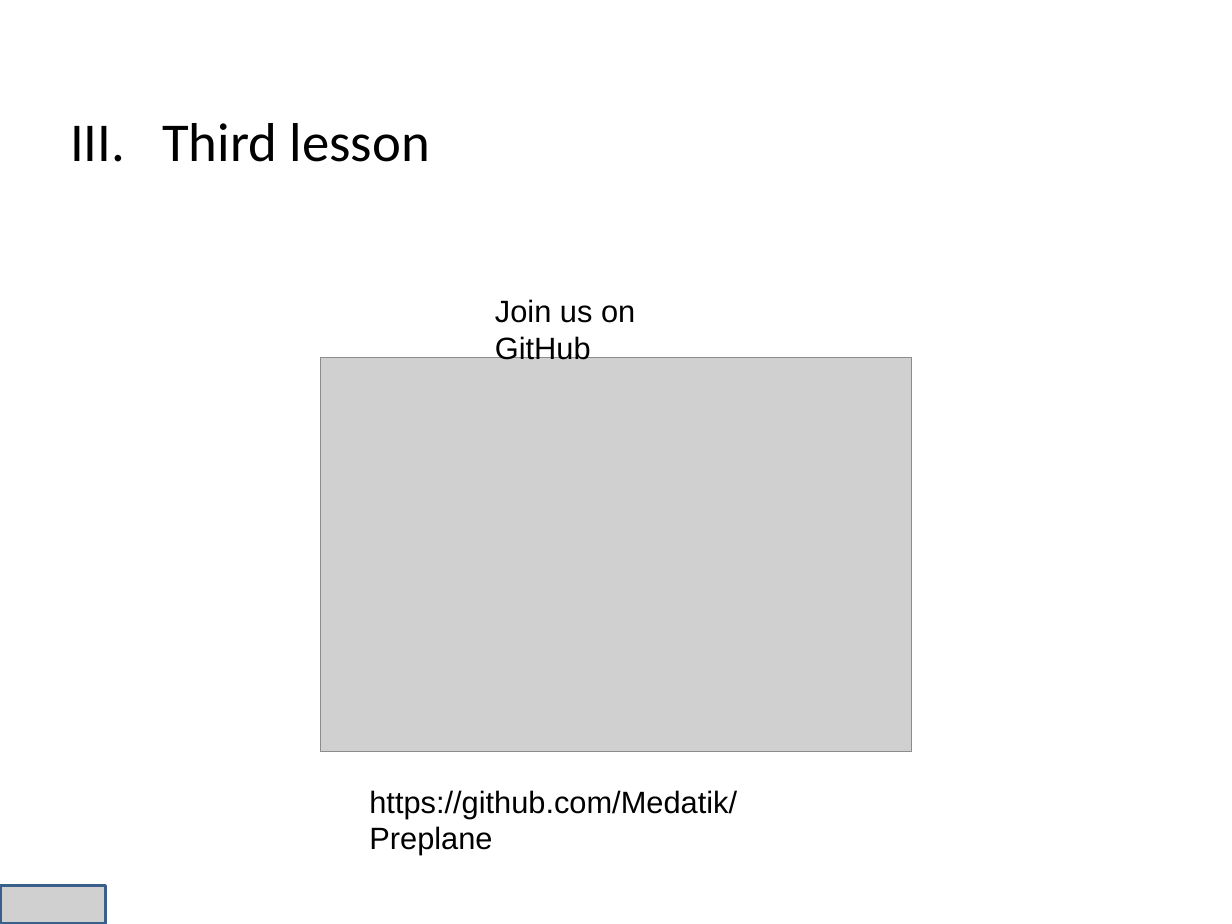
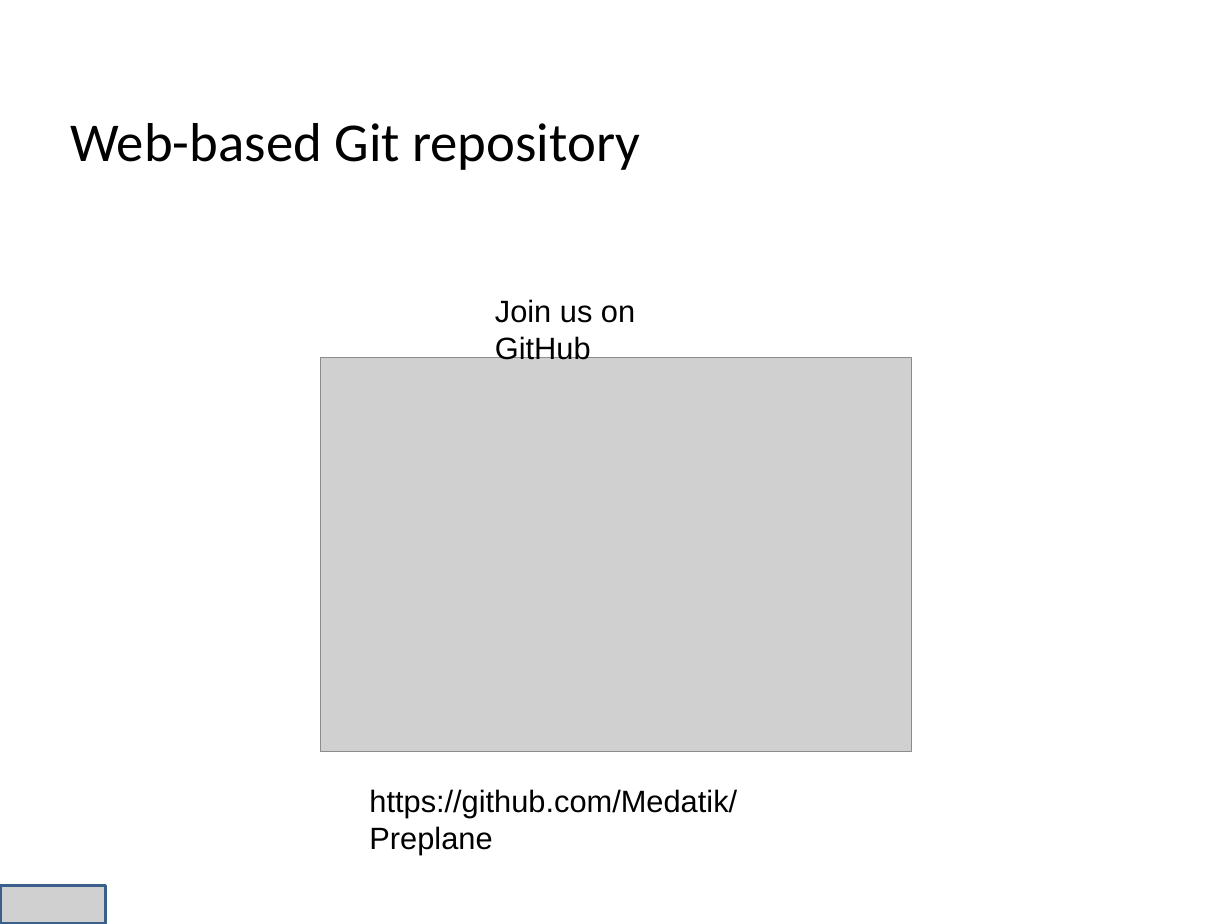
Before and after one commit to niss93/Preplane, a slide deck: slide 14 of Presentation.pptx (slide 16 before the commit). Drawn at 1232x924 pixels with LibreOffice and Linux fonts; fonts in the diff are those of the drawing; grey boxes stand for pictures; background and template pictures are left out. Boxes give left, top, right and bottom in pixels: in the first picture for what was removed or moved away, otherwise in the second. Text is boxed around its words. In the diff, an @@ line names an element or a change of style, - is before the commit and + after.

```diff
--- a/Presentation.pptx
+++ b/Presentation.pptx
@@ text at [70,123,640,170]: text changed @@
-III. Third lesson
+Web-based Git repository
```
Also in this commit, not shown: 6 other slides changed, 5 slides added, 8 slides removed, 3 other files.
